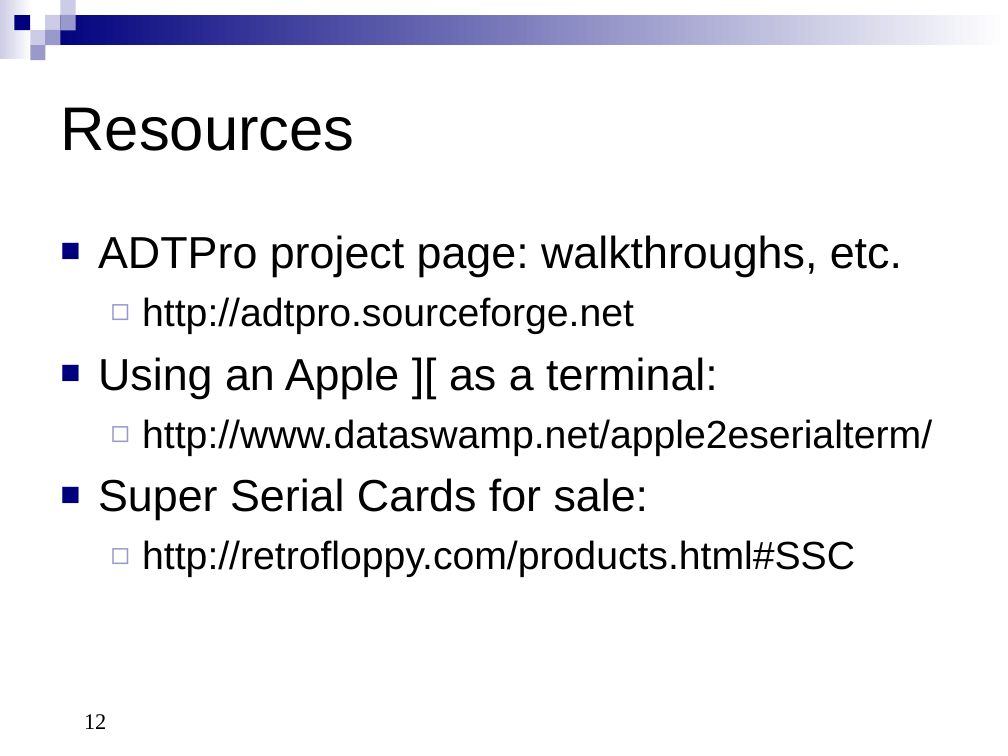
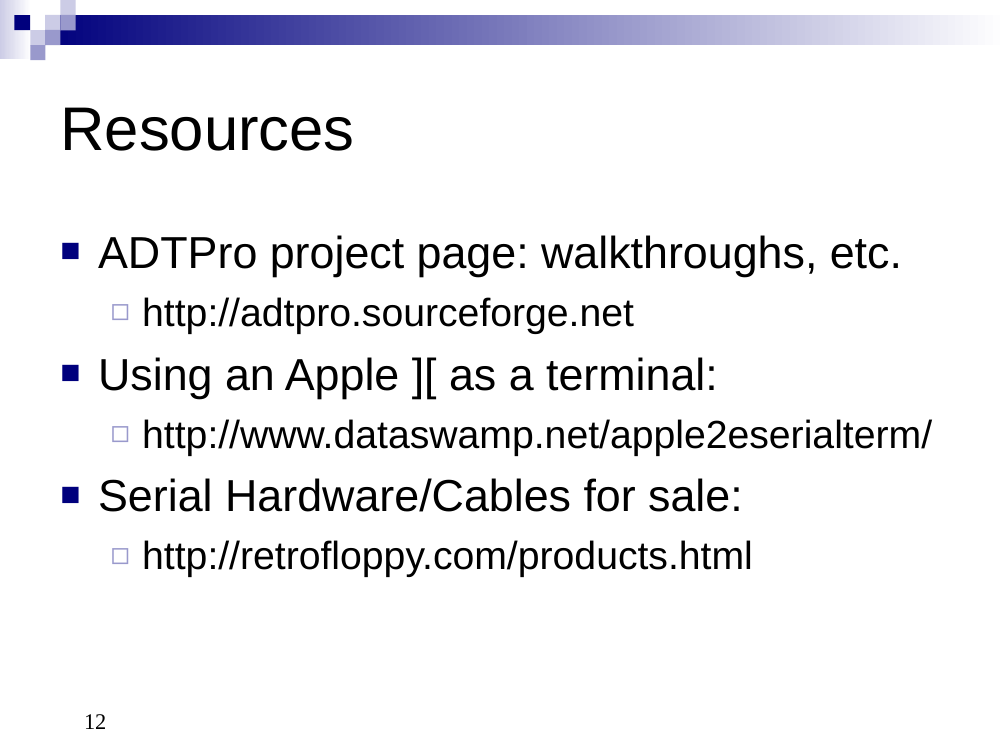
Before and after one commit to RasppleII/adtpro, a slide deck: slide 12 of doc/src/site/resources/ADTProIntro.ppt. Drawn at 1008x756 pixels with LibreOffice and Linux fonts; fonts in the diff are those of the drawing. Boxes give left, top, right and bottom in pixels: in the first picture for what was removed or moved away, otherwise in the second. Text is boxed around its words. In the diff, an @@ line names an element or a change of style, - is before the commit and + after.

```diff
--- a/doc/src/site/resources/ADTProIntro.ppt
+++ b/doc/src/site/resources/ADTProIntro.ppt
@@ text at (98, 478, 753, 577): text changed @@
-■ Super Serial Cards for sale:
-  ◻ http://retrofloppy.com/products.html#SSC
+■ Serial Hardware/Cables for sale:
+  ◻ http://retrofloppy.com/products.html
```
Also in this commit, not shown: 1 other slide changed, 2 slides added, 1 slide removed, 2 other files.
